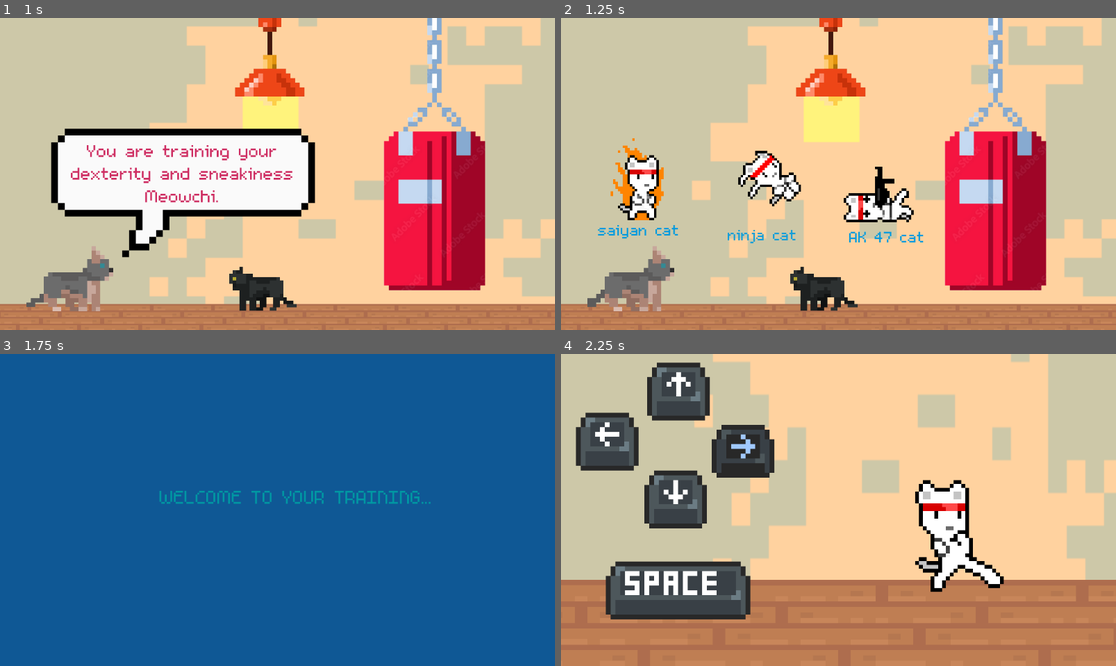
Above: before the commit, frames 1-4 (two rows, left to right).
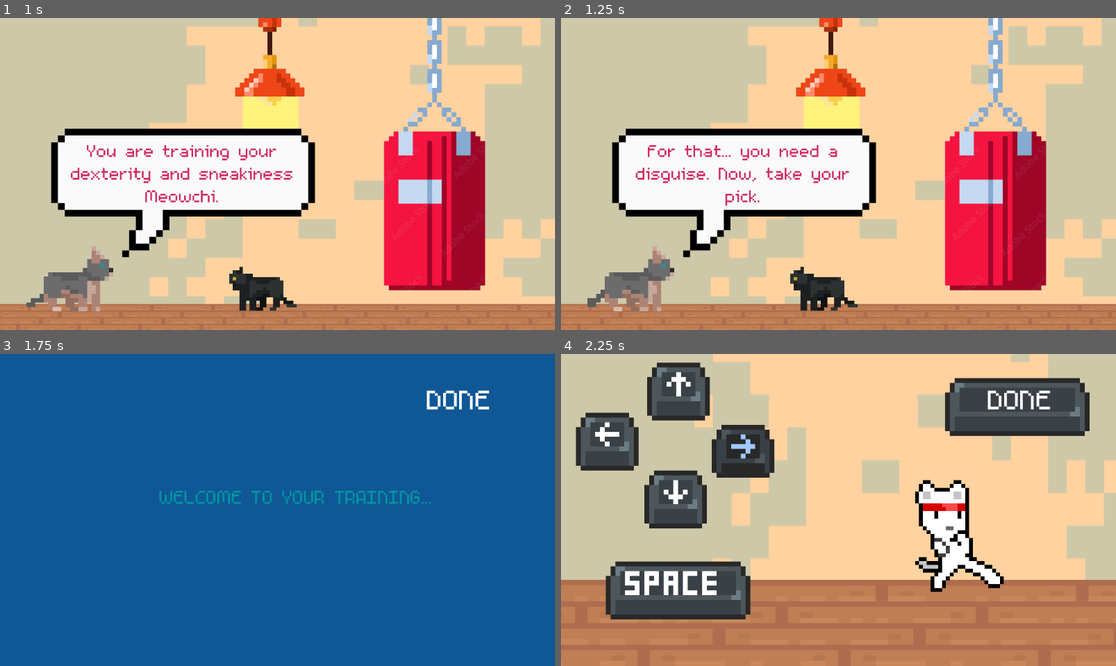
Above: after the commit, the same moments.

Repository: rkeggebruh/IMY300_MGA2
Game: Godot game, scene res://characters/choose_cat.tscn
The game is run twice, just before and just after one commit, with the same random seed, the same clock (stepped at 60 frames per second) and the same inputs. This scene is started directly instead of the project's main scene.
Inputs (mouse positions are in pixels of both pictures, inside the frame that each line leads up to):
- Up to frame 1 (1 s): tap Enter (ui_accept) at 0.5, 0.77, 0.8 s; move the mouse to (399, 158) at 0.52 s; hold Right (ui_right) from 0.53 s (still down); click (399, 158) at 0.6 s
- Up to frame 2 (1.25 s): keep holding Right (ui_right); tap Enter (ui_accept) at 1.07 s
- Up to frame 3 (1.75 s): keep holding Right (ui_right); move the mouse to (77, 531) at 1.27 s; tap Enter (ui_accept) at 1.35, 1.52 s; click (77, 531) at 1.55 s
- Up to frame 4 (2.25 s): tap Enter (ui_accept) at 1.82 s; move the mouse to (894, 441) at 2.02 s; release Right (ui_right) at 2.03 s; hold Left (ui_left) from 2.03 s (still down); click (894, 441) at 2.1 s

Frame 1 is identical in both runs. In frame 2, 14% of the frame differs, in the area x 6-66%, y 35-77%; in frame 3, 0.3%; in frame 4, 4.7%.

Commit message:
added path - no code yet

Diff:
--- a/characters/choose_cat.gd
+++ b/characters/choose_cat.gd
@@ -3,6 +3,7 @@
 var InsOne = false
 var InsTwo = false
 var InsThree = false
+var InsFour = false
 
 # Called when the node enters the scene tree for the first time.
 func _ready():
@@ -32,7 +33,12 @@
 		$sensei2.show()
 	elif Input.is_action_just_released("ui_accept") and InsThree:
 		InsThree = false
+		InsFour = true
 		$sensei2.hide()
+		$sensei3.show()
+	elif Input.is_action_just_released("ui_accept") and InsFour:
+		InsFour = false
+		$sensei3.hide()
 		$catOne.show()
 		$catTwo.show()
 		$catThree.show()
--- a/characters/choose_cat.tscn
+++ b/characters/choose_cat.tscn
@@ -1181,7 +1181,7 @@
 sprite_frames = SubResource("SpriteFrames_8w184")
 animation = &"outline"
 autoplay = "default"
-frame_progress = 0.338445
+frame_progress = 0.116187
 
 [node name="Label3" type="Label" parent="catThree"]
 offset_left = -88.0001
--- /dev/null
+++ b/scenes/catPath.gd
@@ -0,0 +1,11 @@
+extends PathFollow2D
+
+
+# Called when the node enters the scene tree for the first time.
+func _ready():
+	pass # Replace with function body.
+
+
+# Called every frame. 'delta' is the elapsed time since the previous frame.
+func _process(delta):
+	pass
--- a/scenes/home.tscn
+++ b/scenes/home.tscn
@@ -17,6 +17,7 @@
 [ext_resource type="Texture2D" uid="uid://bx3w2fy5fwu5" path="res://assets/health.png" id="14_eypy6"]
 [ext_resource type="Texture2D" uid="uid://caym6e6yokrl5" path="res://assets/cat food.png" id="15_yhoo6"]
 [ext_resource type="Texture2D" uid="uid://c40sj5s0denkl" path="res://assets/heart3.png" id="17_pa20h"]
+[ext_resource type="Script" path="res://scenes/catPath.gd" id="18_7amrb"]
 [ext_resource type="Texture2D" uid="uid://c1ioqyd1dpvw" path="res://assets/catbed.png" id="18_07ao3"]
 
 [sub_resource type="StyleBoxFlat" id="StyleBoxFlat_1kfw2"]
@@ -41,6 +42,10 @@
 corner_radius_bottom_left = 6
 
 [sub_resource type="Curve2D" id="Curve2D_cppbh"]
+_data = {
+"points": PackedVector2Array(0, 0, 0, 0, 549, 557, 0, 0, 0, 0, 388, 562, 0, 0, 0, 0, 305, 555, 0, 0, 0, 0, 297, 503, 0, 0, 0, 0, 386, 500, 0, 0, 0, 0, 470, 515, 0, 0, 0, 0, 579, 527, 0, 0, 0, 0, 660, 572, 0, 0, 0, 0, 817, 608, 0, 0, 0, 0, 865, 559, 0, 0, 0, 0, 817, 550, 0, 0, 0, 0, 734, 572, 0, 0, 0, 0, 660, 603, 0, 0, 0, 0, 583, 586, 0, 0, 0, 0, 551, 560)
+}
+point_count = 15
 
 [node name="home" type="Node2D"]
 script = ExtResource("1_1df4t")
@@ -118,10 +123,6 @@
 position = Vector2(0, -143.426)
 texture = ExtResource("3_pub0e")
 flip_v = true
-
-[node name="black cat" parent="." instance=ExtResource("4_orxwe")]
-position = Vector2(552, 542)
-scale = Vector2(10, 10)
 
 [node name="Plant" type="Sprite2D" parent="."]
 position = Vector2(1040, 478)
@@ -253,6 +254,15 @@
 curve = SubResource("Curve2D_cppbh")
 
 [node name="catPath" type="PathFollow2D" parent="Path2D"]
+position = Vector2(549, 557)
+rotation = 3.11055
+rotates = false
+script = ExtResource("18_7amrb")
+
+[node name="black cat" parent="Path2D/catPath" instance=ExtResource("4_orxwe")]
+position = Vector2(-3.46417, 14.8997)
+rotation = -3.11055
+scale = Vector2(10, 10)
 
 [connection signal="timeout" from="deplete" to="." method="_on_deplete_timeout"]
 [connection signal="mouse_entered" from="pettingCat" to="." method="_on_petting_cat_mouse_entered"]
--- a/scenes/pr_etraining.gd
+++ b/scenes/pr_etraining.gd
@@ -5,6 +5,7 @@
 # Called when the node enters the scene tree for the first time.
 func _ready():
 	$ColorRect.show()
+	$doneBtnUp.hide()
 
 
 # Called every frame. 'delta' is the elapsed time since the previous frame.
@@ -12,56 +13,57 @@
 	if Input.is_action_just_pressed("ui_accept") and insOne:
 		insOne = false
 		$ColorRect.hide()
-	elif !insOne:
-		if Input.is_action_just_released("ui_down"):
-			if State.catOptOne:
-				$ninjaCat/fireballCat.play("firePunch2")
-			elif State.catOptTwo:
-				$ninjaCat/ak47.play("playDead")
-			elif State.catOptThree:
-				$ninjaCat/sprite.play("flipKick")
+
+	if Input.is_action_just_released("ui_down"):
+		if State.catOptOne:
+			$ninjaCat/fireballCat.play("firePunch2")
+		elif State.catOptTwo:
+			$ninjaCat/ak47.play("playDead")
+		elif State.catOptThree:
+			$ninjaCat/sprite.play("flipKick")
 			#$ninjaCat/sprite.play("flipKick")
-			$down.play("clicked")
+		$down.play("clicked")
 
-		if Input.is_action_just_released("ui_up"):
-			if State.catOptOne:
-				$ninjaCat/fireballCat.play("fireballHorizontalUp")
-			elif State.catOptTwo:
-				$ninjaCat/ak47.play("jumpShoot")
-			elif State.catOptThree:
-				$ninjaCat/sprite.play("uppercut")
-			#$up.play("clicked")
+	if Input.is_action_just_released("ui_up"):
+		if State.catOptOne:
+			$ninjaCat/fireballCat.play("fireballHorizontalUp")
+		elif State.catOptTwo:
+			$ninjaCat/ak47.play("jumpShoot")
+		elif State.catOptThree:
 			$ninjaCat/sprite.play("uppercut")
 
-		if Input.is_action_just_released("ui_left"):
-			if State.catOptOne:
-				$ninjaCat/fireballCat.play("fireSpin")
-			elif State.catOptTwo:
-				$ninjaCat/ak47.play("shoot")
-			elif State.catOptThree:
-				$ninjaCat/sprite.play("punch")
+		$up.play("clicked")
+			#$ninjaCat/sprite.play("uppercut")
+
+	if Input.is_action_just_released("ui_left"):
+		if State.catOptOne:
+			$ninjaCat/fireballCat.play("fireSpin")
+		elif State.catOptTwo:
+			$ninjaCat/ak47.play("shoot")
+		elif State.catOptThree:
+			$ninjaCat/sprite.play("punch")
 			#$ninjaCat/sprite.play("punch")
-			$left.play("clicked")
+		$left.play("clicked")
 
-		if Input.is_action_just_released("ui_accept"):
-			if State.catOptOne:
-				$ninjaCat/fireballCat.play("fireKick")
-			elif State.catOptTwo:
-				$ninjaCat/ak47.play("flipKick")
-			elif State.catOptThree:
-				$ninjaCat/sprite.play("kick")
+	if Input.is_action_just_released("ui_accept"):
+		if State.catOptOne:
+			$ninjaCat/fireballCat.play("fireKick")
+		elif State.catOptTwo:
+			$ninjaCat/ak47.play("flipKick")
+		elif State.catOptThree:
+			$ninjaCat/sprite.play("kick")
 			#$ninjaCat/sprite.play("kick")
-			$space.play("clicked")
+		$space.play("clicked")
 
-		if Input.is_action_just_released("ui_right"):
-			if State.catOptOne:
-				$ninjaCat/fireballCat.play("handMove")
-			elif State.catOptTwo:
-				$ninjaCat/ak47.play("flipKick")
-			elif State.catOptThree:
-				$ninjaCat/sprite.play("roundKick")
-			#$ninjaCat/sprite.play("roundKick")
-			$right.play("clicked")
+	if Input.is_action_just_released("ui_right"):
+		if State.catOptOne:
+			$ninjaCat/fireballCat.play("handMove")
+		elif State.catOptTwo:
+			$ninjaCat/ak47.play("flipKick")
+		elif State.catOptThree:
+			$ninjaCat/sprite.play("roundKick")
+		#$ninjaCat/sprite.play("roundKick")
+		$right.play("clicked")
 
 
 
@@ -87,3 +89,27 @@
 
 func _on_right_animation_finished():
 	$right.play("default")
+
+
+func _on_done_btn_area_mouse_entered():
+	$done.modulate = Color(0, 0.788, 0.792)
+	$donBtnLabel.modulate = Color(0, 0.788, 0.792)
+
+
+func _on_done_btn_area_mouse_exited():
+	$done.modulate = Color(1, 1, 1)
+	$donBtnLabel.modulate = Color(1, 1, 1)
+	$done.play("default")
+	$doneBtnUp.hide()
+	$donBtnLabel.show()
+
+
+func _on_done_btn_area_input_event(viewport, event, shape_idx):
+	if Input.is_action_just_pressed('leftClick'):
+		$done.play("clicked")
+		$doneBtnUp.show()
+		$donBtnLabel.hide()
+
+
+func _on_done_animation_finished():
+	get_tree().change_scene_to_file("res://scenes/training.tscn")
--- a/scenes/pr_etraining.tscn
+++ b/scenes/pr_etraining.tscn
@@ -208,6 +208,19 @@
 scale = Vector2(10, 10)
 sprite_frames = SubResource("SpriteFrames_ksc16")
 autoplay = "default"
+
+[node name="done" type="AnimatedSprite2D" parent="."]
+texture_filter = 1
+position = Vector2(947, 110)
+scale = Vector2(10, 10)
+sprite_frames = SubResource("SpriteFrames_ksc16")
+animation = &"clicked"
+autoplay = "default"
+
+[node name="doneBtnArea" type="Area2D" parent="done"]
+
+[node name="CollisionPolygon2D" type="CollisionPolygon2D" parent="done/doneBtnArea"]
+polygon = PackedVector2Array(-14.9, -1.80001, -15, 4.99999, -14.0474, 5.03955, -14, 5.99999, 13.9, 6.19999, 14, 4.89999, 15, 4.69999, 14.9, -2.10001, 14.1, -1.90001, 14, -3.80001, 13.1, -4.10001, 13.1, -4.90001, -12.9, -5.00001, -12.9, -4.00001, -13.9, -3.90001, -14, -1.90001)
 
 [node name="up" type="AnimatedSprite2D" parent="."]
 texture_filter = 1
@@ -257,8 +270,49 @@
 text = "WELCOME TO YOUR TRAINING..."
 metadata/_edit_use_anchors_ = true
 
+[node name="donBtnLabel" type="ColorRect" parent="."]
+offset_left = 834.0
+offset_top = 70.0
+offset_right = 1058.0
+offset_bottom = 120.0
+color = Color(0.223529, 0.25098, 0.27451, 1)
+
+[node name="Label" type="Label" parent="donBtnLabel"]
+z_index = 1
+layout_mode = 0
+offset_left = 52.0
+offset_top = -15.0
+offset_right = 188.0
+offset_bottom = 57.0
+theme_override_fonts/font = ExtResource("7_engqs")
+theme_override_font_sizes/font_size = 90
+text = "DONE"
+
+[node name="doneBtnUp" type="ColorRect" parent="."]
+offset_left = 834.0
+offset_top = 80.0
+offset_right = 1058.0
+offset_bottom = 130.0
+color = Color(0.156863, 0.156863, 0.156863, 1)
+
+[node name="Label" type="Label" parent="doneBtnUp"]
+z_index = 1
+layout_mode = 0
+offset_left = 52.0
+offset_top = -15.0
+offset_right = 188.0
+offset_bottom = 57.0
+theme_override_colors/font_color = Color(0.921569, 0.32549, 0.380392, 1)
+theme_override_fonts/font = ExtResource("7_engqs")
+theme_override_font_sizes/font_size = 90
+text = "DONE"
+
 [connection signal="animation_finished" from="down" to="." method="_on_down_animation_finished"]
 [connection signal="animation_finished" from="space" to="." method="_on_space_animation_finished"]
+[connection signal="animation_finished" from="done" to="." method="_on_done_animation_finished"]
+[connection signal="input_event" from="done/doneBtnArea" to="." method="_on_done_btn_area_input_event"]
+[connection signal="mouse_entered" from="done/doneBtnArea" to="." method="_on_done_btn_area_mouse_entered"]
+[connection signal="mouse_exited" from="done/doneBtnArea" to="." method="_on_done_btn_area_mouse_exited"]
 [connection signal="animation_finished" from="up" to="." method="_on_up_animation_finished"]
 [connection signal="animation_finished" from="left" to="." method="_on_left_animation_finished"]
 [connection signal="animation_finished" from="right" to="." method="_on_right_animation_finished"]
Not shown: 1 places in scenes/home.tscn that only renumber resources
